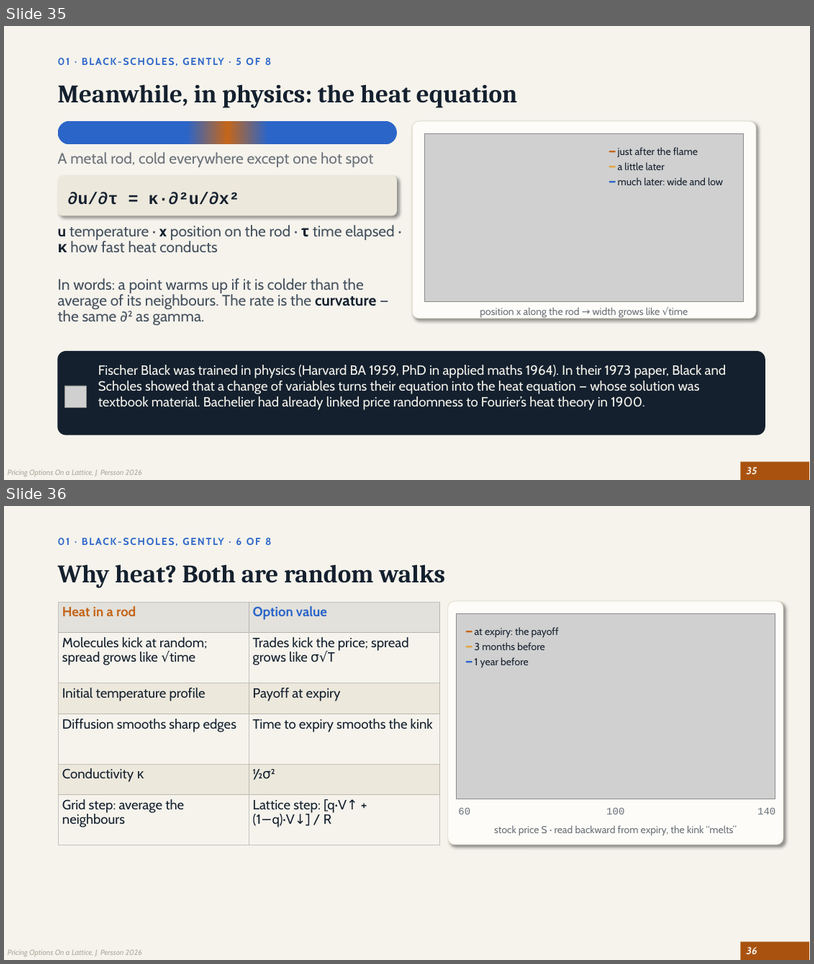
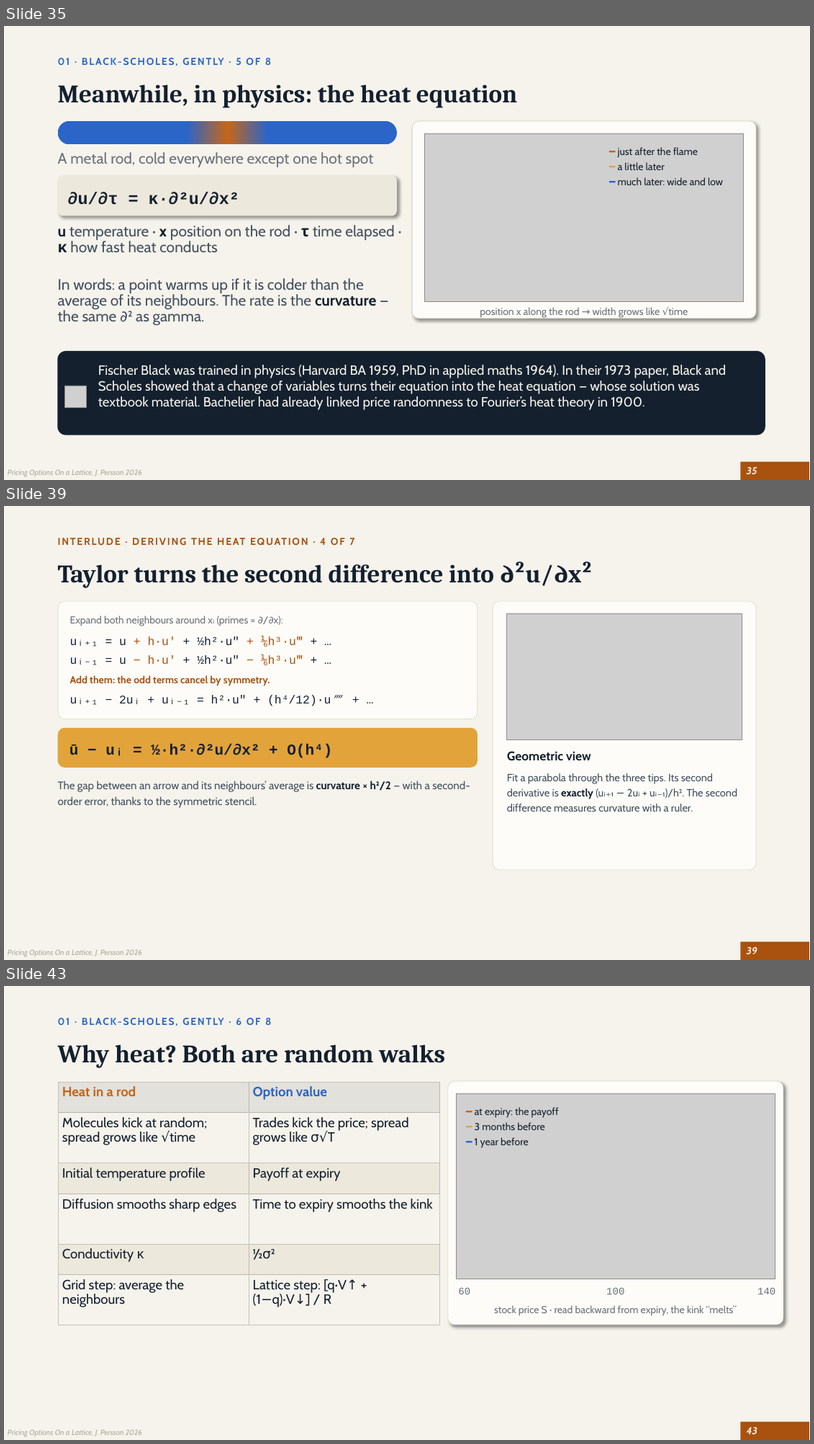
Before and after one commit to johan162/EduMatcher, a slide deck: docs/presentations/finance/Option Pricing on a Lattice.pptx. Shown one above the other, each under a label of ours: slides 35 and 36 before the commit, slides 35, 39 and 43 after it; the slides between them are not shown. The pictures are 814x964 and 814x1444 pixels, drawn with LibreOffice and Linux fonts; fonts in the diff are those of the drawing; grey boxes stand for pictures. Boxes give left, top, right and bottom in pixels: in the first picture for what was removed or moved away, otherwise in the second. Text is boxed around its words. In the diff, an @@ line names an element or a change of style, - is before the commit and + after.

```diff
--- a/docs/presentations/finance/Option Pricing on a Lattice.pptx
+++ b/docs/presentations/finance/Option Pricing on a Lattice.pptx
@@ slide 39 added at [4,506,810,960], background #F5F3EC; not listed: 2 template elements that a slide beside it also shows @@
@@ text added at [320,538,355,545], 12 pt, text #A9520F, bold @@
+INTERLUDE · DERIVING THE HEAT EQUATION · 4 OF 7
@@ title added at [58,561,593,587], 30 pt, text #14202E, bold @@
+Taylor turns the second difference into ∂²u/∂x²
@@ rounded rectangle added at [58,601,478,719], fill #FDFCF8, outline #DDD7C6 0.5 pt @@
@@ rounded rectangle added at [494,601,756,870], fill #FDFCF8, outline #DDD7C6 0.5 pt @@
@@ text added at [70,615,283,626], 12 pt, text #6A7179 @@
+Expand both neighbours around xᵢ (primes = ∂/∂x):
@@ picture added at [507,614,743,739] @@
@@ text added at [70,636,304,666], 14 pt, text #14202E @@
+uᵢ₊₁ = u + h·u′ + ½h²·u″ + ⅙h³·u‴ + …
+uᵢ₋₁ = u − h·u′ + ½h²·u″ − ⅙h³·u‴ + …
@@ text added at [70,675,270,686], 12 pt, text #A9520F, bold @@
+Add them: the odd terms cancel by symmetry.
@@ text added at [70,695,331,706], 14 pt, text #14202E @@
+uᵢ₊₁ − 2uᵢ + uᵢ₋₁ = h²·u″ + (h⁴/12)·u⁗ + …
@@ rounded rectangle added at [58,728,478,767], fill #E3A33B, 18 pt, text #14202E, bold @@
+ū − uᵢ = ½·h²·∂²u/∂x² + O(h⁴)
@@ text added at [507,751,592,761], 15 pt, text #14202E, bold @@
+Geometric view
@@ text added at [58,780,470,808], 13 pt, text #44505E @@
+The gap between an arrow and its neighbours’ average is curvature × h²/2 — with a second-order error, thanks to the symmetric stencil.
@@ text added at [507,773,738,811], 12.5 pt, text #44505E @@
+Fit a parabola through the three tips. Its second derivative is exactly (uᵢ₊₁ − 2uᵢ + uᵢ₋₁)/h². The second difference measures curvature with a ruler.
@@ what was slide 36 is now slide 43 @@
@@ page number at [747,1427,758,1434]: text changed @@
-36
+43
```
Also in this commit, not shown: 6 other slides added, 2 other files.
